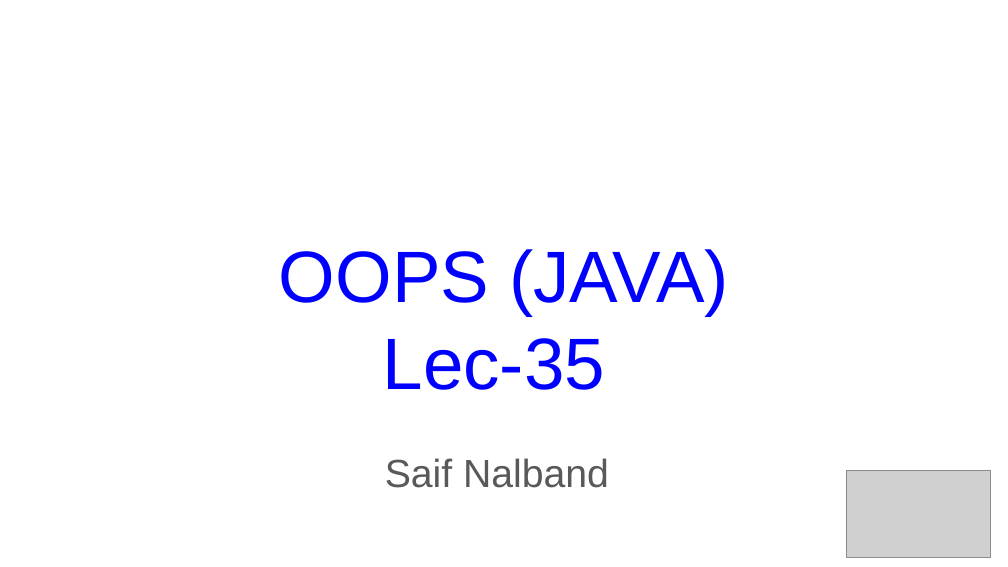
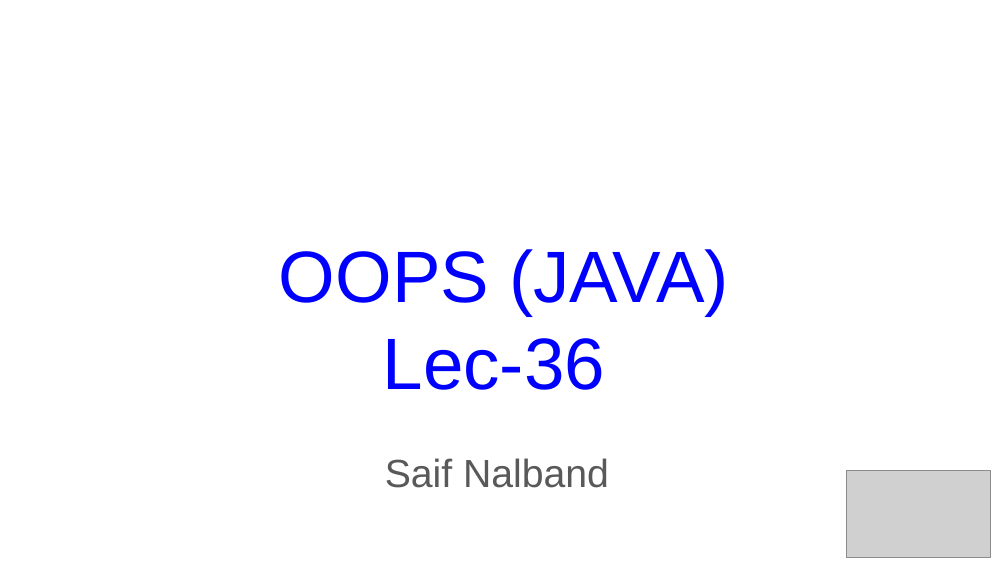
Before and after one commit to saifnalband/JAVA_OOPS, a slide deck: slide 1 of slides/Lec-35.pptx. Drawn at 1008x567 pixels with LibreOffice and Linux fonts; fonts in the diff are those of the drawing; grey boxes stand for pictures. Boxes give left, top, right and bottom in pixels: in the first picture for what was removed or moved away, otherwise in the second. Text is boxed around its words. In the diff, an @@ line names an element or a change of style, - is before the commit and + after.

```diff
--- a/slides/Lec-35.pptx
+++ b/slides/Lec-35.pptx
@@ title at <box>383,338,605,390</box>: text changed @@
-Lec-35
+Lec-36
```
Also in this commit, not shown: 4 other slides changed, 24 slides added, 3 slides removed, 3 other files.
